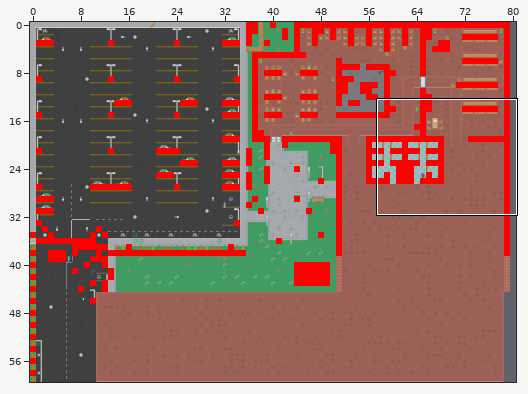
An edit to a level. Tiled map, app/assets/MapLib.tmx. Above: a wide view before the commit, with the close-up outlined.
Close-up. First the earlier version:
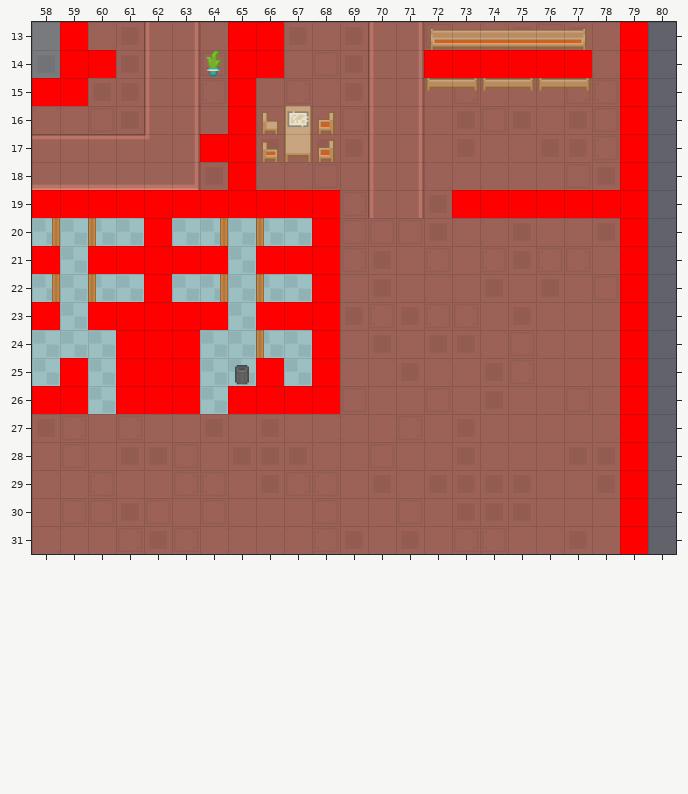
Cells are 64x64 px. Shown: x 58..80, y 13..31. The commit also changed other parts of the map, which this record leaves out.
After the commit:
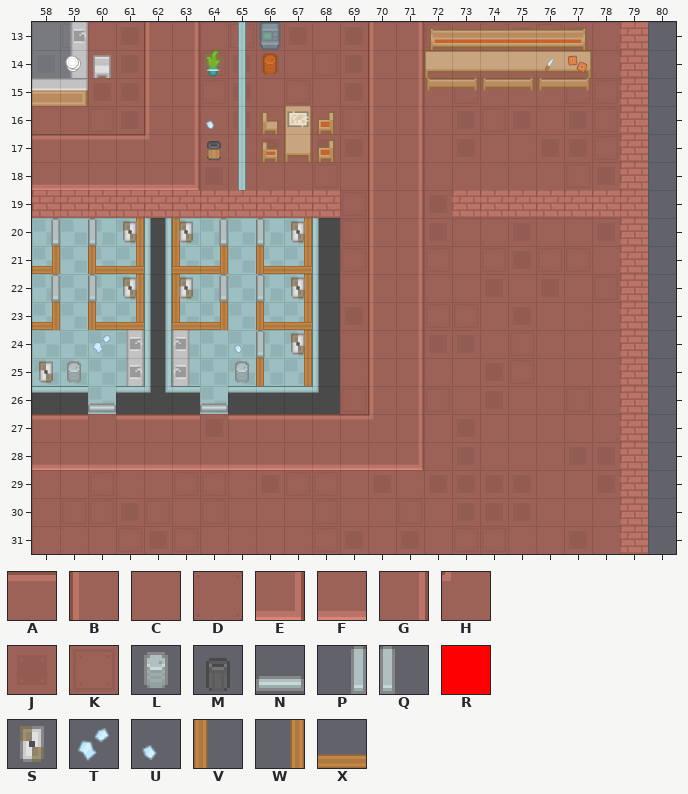
Key: from "City": A 2, B 3, C 6, D 7, E 38, F 39, G 40, H 42, J 43, K 44, L 144, M 498, N 702, P 738, Q 739; from "Collision": R 0; from "Indoor": S 308; from "Shooter": T 263, U 290, V 442, W 443, X 470.
_ is an empty cell, # one hidden under a higher layer.
Edits made:
Layer "Ground":
y 20: x 70..71 KK -> BG
y 21..22: x 70..71 JC -> BG
y 23: x 70..71 KJ -> BG
y 24: x 70..71 JC -> BG
y 25: x 70..71 DJ -> BG
y 26: x 70..71 CC -> BG
y 27: x 58..59 JK -> AA; x 61..63 KCC -> AAA; x 65..71 DJDDDDK -> AAAAAHG
y 28: x 58..71 CKCJJKCJJJDDKD -> FFFFFFFFFFFFFE
Layer "Glass":
y 20: x 61 _ -> W; x 63 _ -> V; x 67 _ -> W
y 21: x 61 # -> W; x 63 # -> V; x 67 # -> W
y 22: x 61 _ -> W; x 63 _ -> V; x 67 _ -> W
y 23: x 61 # -> W; x 63 # -> V; x 67 # -> W
y 24: x 66..67 V_ -> QW
y 25: x 67 _ -> W
Layer "Environment":
y 16: x 64 _ -> U
y 20: x 58 W -> P; x 60..61 V_ -> QS; x 63..64 _W -> SP; x 66..67 V_ -> QS
y 21: x 61 _ -> X; x 63 _ -> X; x 67 _ -> X
y 22: x 58 W -> P; x 60..61 V_ -> QS; x 63..64 _W -> SP; x 66..67 V_ -> QS
y 23: x 61 _ -> X; x 63 _ -> X; x 67 _ -> X
y 24: x 60 _ -> T; x 65 _ -> U; x 67 _ -> S
y 25: x 58..59 _# -> SL; x 65 M -> L
Layer "Doors":
y 26: x 60 _ -> N; x 64 _ -> N
Layer "Collision" (now hidden):
y 13: x 59 R -> _; x 65..66 RR -> __; x 79 R -> _
y 14: x 59..60 RR -> __; x 65..66 RR -> __; x 72..77 RRRRRR -> ______; x 79 R -> _
y 15: x 58..59 RR -> __; x 65 R -> _; x 79 R -> _
y 16: x 65 R -> _; x 79 R -> _
y 17: x 64..65 RR -> __; x 79 R -> _
y 18: x 65 R -> _; x 79 R -> _
y 19: x 58..68 RRRRRRRRRRR -> ___________; x 73..79 RRRRRRR -> _______
y 20: x 62 R -> _; x 68 R -> _; x 79 R -> _
y 21: x 58 R -> _; x 60..64 RRRRR -> _____; x 66..68 RRR -> ___; x 79 R -> _
y 22: x 62 R -> _; x 68 R -> _; x 79 R -> _
y 23: x 58 R -> _; x 60..64 RRRRR -> _____; x 66..68 RRR -> ___; x 79 R -> _
y 24: x 61..63 RRR -> ___; x 68 R -> _; x 79 R -> _
y 25: x 59 R -> _; x 61..63 RRR -> ___; x 66 R -> _; x 68 R -> _; x 79 R -> _
y 26: x 58..59 RR -> __; x 61..63 RRR -> ___; x 65..68 RRRR -> ____; x 79 R -> _
y 27..31: x 79 R -> _
Changed places in both close-ups, as pixel boxes (x1, y1, x2, y2):
changed: (32, 22, 424, 470)
removed: (424, 22, 648, 554)
